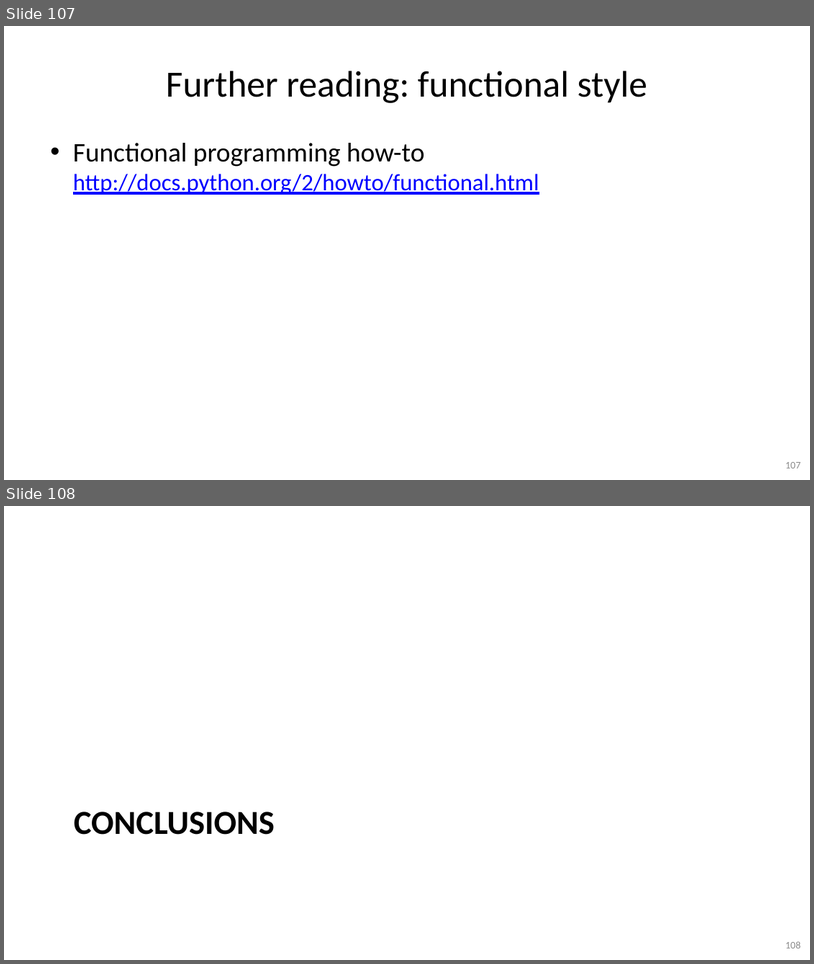
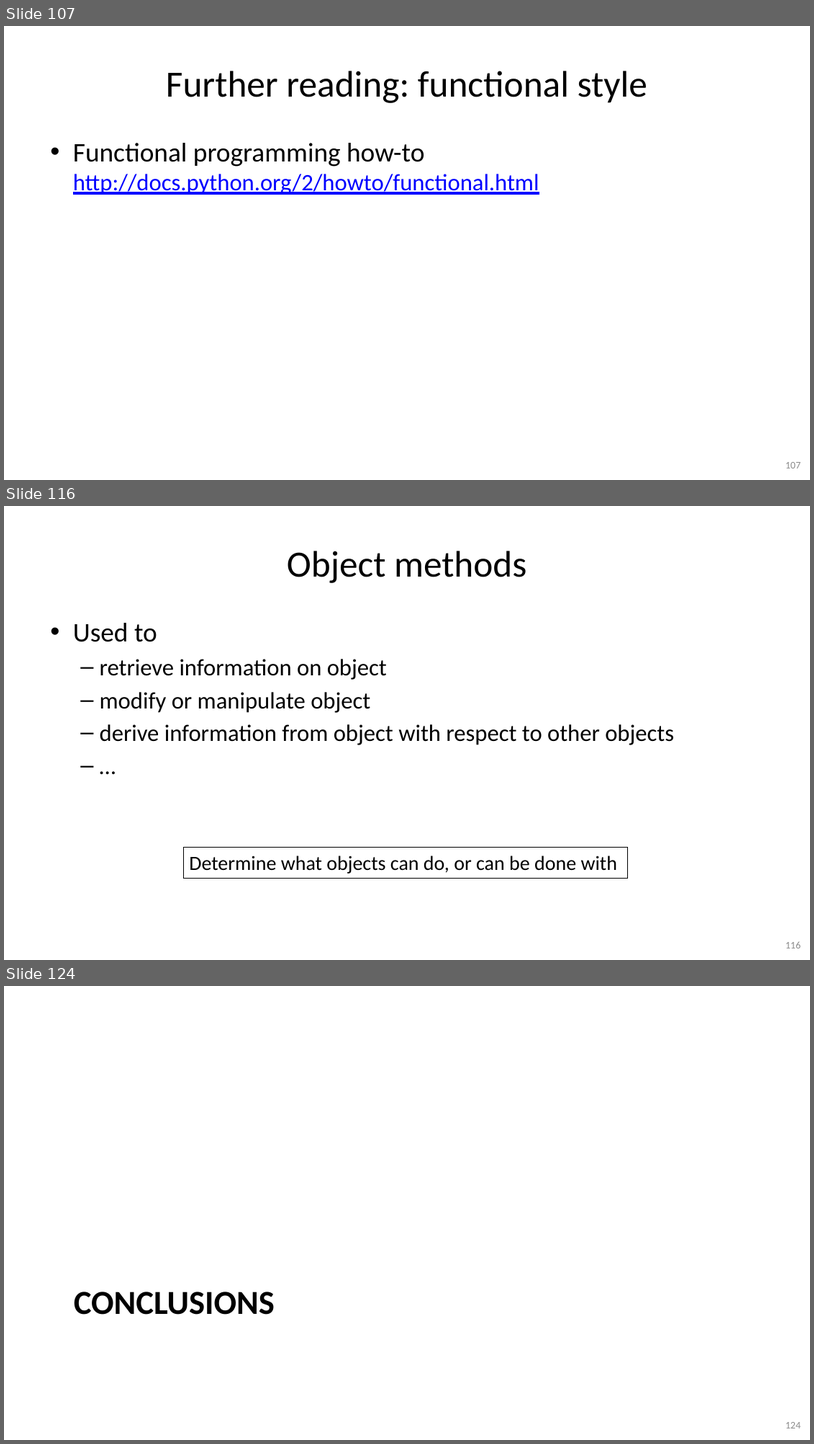
Before and after one commit to gjbex/Python-for-programmers, a slide deck: python_for_programmers.pptx. Shown one above the other, each under a label of ours: slides 107 and 108 before the commit, slides 107, 116 and 124 after it; the slides between them are not shown. The pictures are 814x964 and 814x1444 pixels, drawn with LibreOffice and Linux fonts; fonts in the diff are those of the drawing. Boxes give left, top, right and bottom in pixels: in the first picture for what was removed or moved away, otherwise in the second. Text is boxed around its words. In the diff, an @@ line names an element or a change of style, - is before the commit and + after.

```diff
--- a/python_for_programmers.pptx
+++ b/python_for_programmers.pptx
@@ slide 116 added at [4,506,810,960], background #FFFFFF @@
@@ title added at [287,551,527,583], 44 pt, text #000000 @@
+Object methods
@@ text added at [73,623,674,745], 28 pt, text #000000 @@
+• Used to
+  – retrieve information on object
+  – modify or manipulate object
+  – derive information from object with respect to other objects
+  – …
@@ rectangle added at [184,847,628,878], outline #000000 0.75 pt, 24 pt, text #000000 @@
+Determine what objects can do, or can be done with
@@ page number added at [786,941,801,948], 12 pt, text #8C8C8C @@
+116
@@ what was slide 108 is now slide 124 @@
@@ page number at [786,1422,801,1428]: text changed @@
-108
+124
```
Also in this commit, not shown: 15 other slides added.
